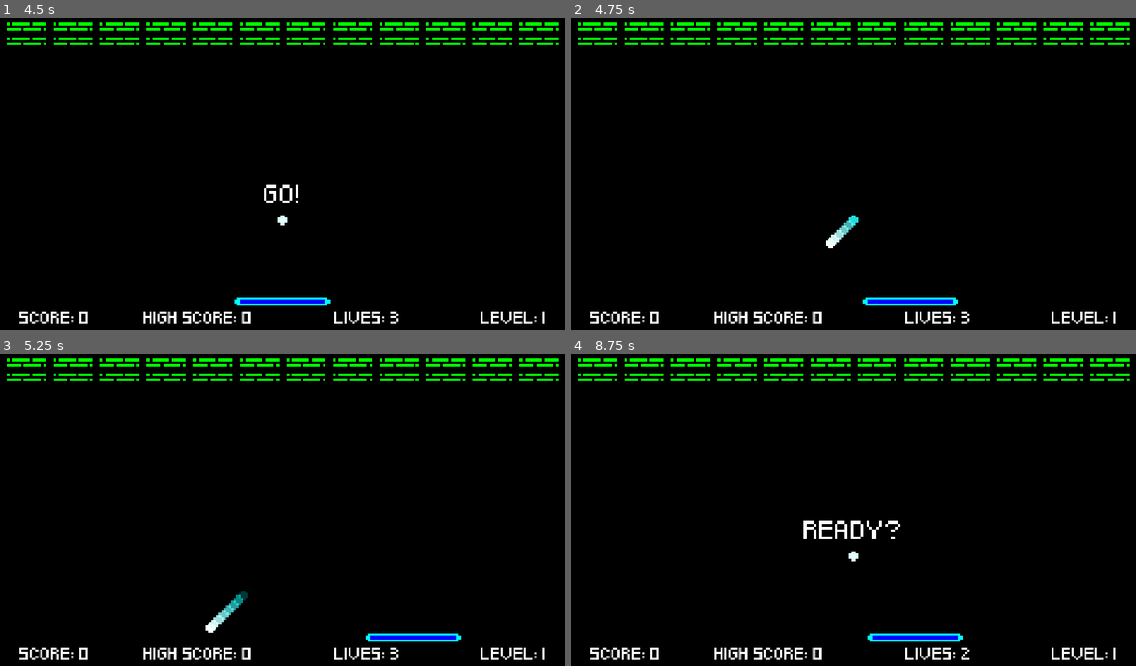
Above: before the commit, frames 1-4 (two rows, left to right).
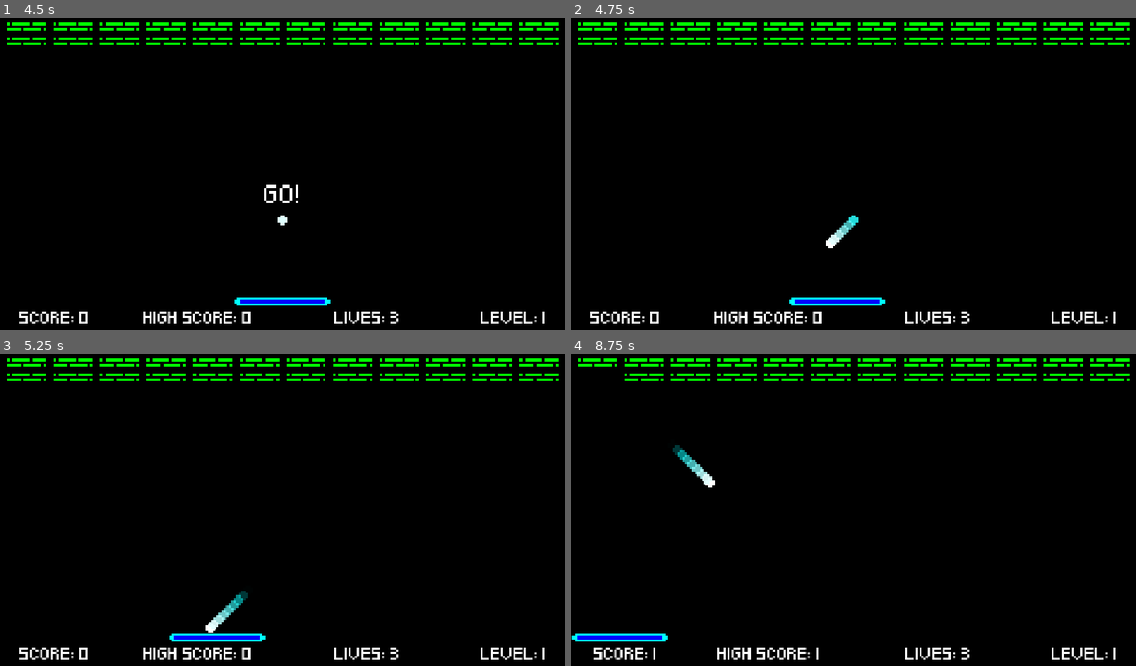
Above: after the commit, the same moments.

Repository: PowerSurge9905/retro-arcade-games
Game: Godot game, scene res://scenes/level.tscn
Same seed, same stepped clock (60 frames per second), same inputs: the game is played once before the commit and once after it.
Inputs:
- Up to frame 1 (4.5 s): tap Enter at 0.5, 2, 3.5 s; hold Up (ui_up) 0.53-2.03 s; tap Space at 1.25, 2.75, 4.25 s; hold Left (ui_left) 2.03-4.28 s; hold Right (ui_right) from 4.28 s (still down)
- Up to frame 2 (4.75 s): keep holding Right (ui_right)
- Up to frame 3 (5.25 s): release Right (ui_right) at 5.03 s; hold Up (ui_up) from 5.03 s (still down)
- Up to frame 4 (8.75 s): release Up (ui_up) at 5.78 s; hold Right (ui_right) 5.78-8.03 s; hold Left (ui_left) from 8.03 s (still down)

Frame 1 is identical in both runs. In frame 2, 0.7% of the frame differs, in the area x 38-69%, y 89-93%; in frame 3, 0.8%; in frame 4, 2.4%, in the area x 0-71%, y 6-98%.

Commit message:
Bug Fix & Adjustments
Fixed a bug where the current level would not be recognized as completed, and the next level would not load

Adjusted brick break particle lifetime from 10 seconds to 1 second

Brick break particles now fade out

Changed post-break brick lifetime from 3 seconds to 1 second

Diff:
--- a/breakout/scenes/brick.tscn
+++ b/breakout/scenes/brick.tscn
@@ -6,6 +6,10 @@
 
 [sub_resource type="RectangleShape2D" id="RectangleShape2D_diwn3"]
 size = Vector2(80, 16)
+
+[sub_resource type="Gradient" id="Gradient_7mekc"]
+offsets = PackedFloat32Array(0, 0.48630136, 1)
+colors = PackedColorArray(1, 1, 1, 1, 1, 1, 1, 1, 1, 1, 1, 0)
 
 [node name="Brick" type="RigidBody2D" groups=["Brick"]]
 gravity_scale = 0.0
@@ -25,7 +29,6 @@
 emitting = false
 amount = 3
 texture = ExtResource("3_7mekc")
-lifetime = 10.0
 one_shot = true
 explosiveness = 1.0
 emission_shape = 3
@@ -41,3 +44,4 @@
 angle_max = 180.0
 scale_amount_min = 5.0
 scale_amount_max = 5.0
+color_ramp = SubResource("Gradient_7mekc")
--- a/breakout/scripts/brick.gd
+++ b/breakout/scripts/brick.gd
@@ -31,6 +31,7 @@
 	$CollisionShape2D.disabled = true
 
 	var bricksLeft = get_tree().get_nodes_in_group('Brick')
+	print(bricksLeft.size())
 
 	# THE "OR" CONDITION HERE IS FOR DEBUGGING PURPOSES,
 	# I DO NOT WANT TO HAVE TO PLAY THE WHOLE LEVEL JUST TO TEST THIS FEATURE
@@ -46,5 +47,5 @@
 		get_tree().reload_current_scene()
 	else:
 		# Waits 3 seconds, then fully removes the brick from the scene
-		await get_tree().create_timer(3).timeout
+		await get_tree().create_timer(1).timeout
 		queue_free()
--- a/breakout/scripts/paddle.gd
+++ b/breakout/scripts/paddle.gd
@@ -2,15 +2,15 @@
 # This script controls the paddle
 
 # Sets the paddle's speed
-@export var speed = 500
+@export var speed = 500 + (25 * (GameManager.level - 1))
 
 # Detects if the player is using the left/right arrow keys
 # Checks if paddleCanMove in game_manager.gd is true
 func _process(delta):
 	var move_direction = 0
-	if Input.is_action_pressed("ui_left") && GameManager.paddleCanMove:
+	if (Input.is_action_pressed("ui_left") || $"../Ball".position.x < (position.x - 20)) && GameManager.paddleCanMove:
 		move_direction = -1
-	elif Input.is_action_pressed("ui_right") && GameManager.paddleCanMove:
+	elif (Input.is_action_pressed("ui_right") || $"../Ball".position.x > (position.x + 20)) && GameManager.paddleCanMove:
 		move_direction = 1
 
 	# Moves the paddle
Not shown: 1 places in breakout/scenes/brick.tscn that only renumber resources
